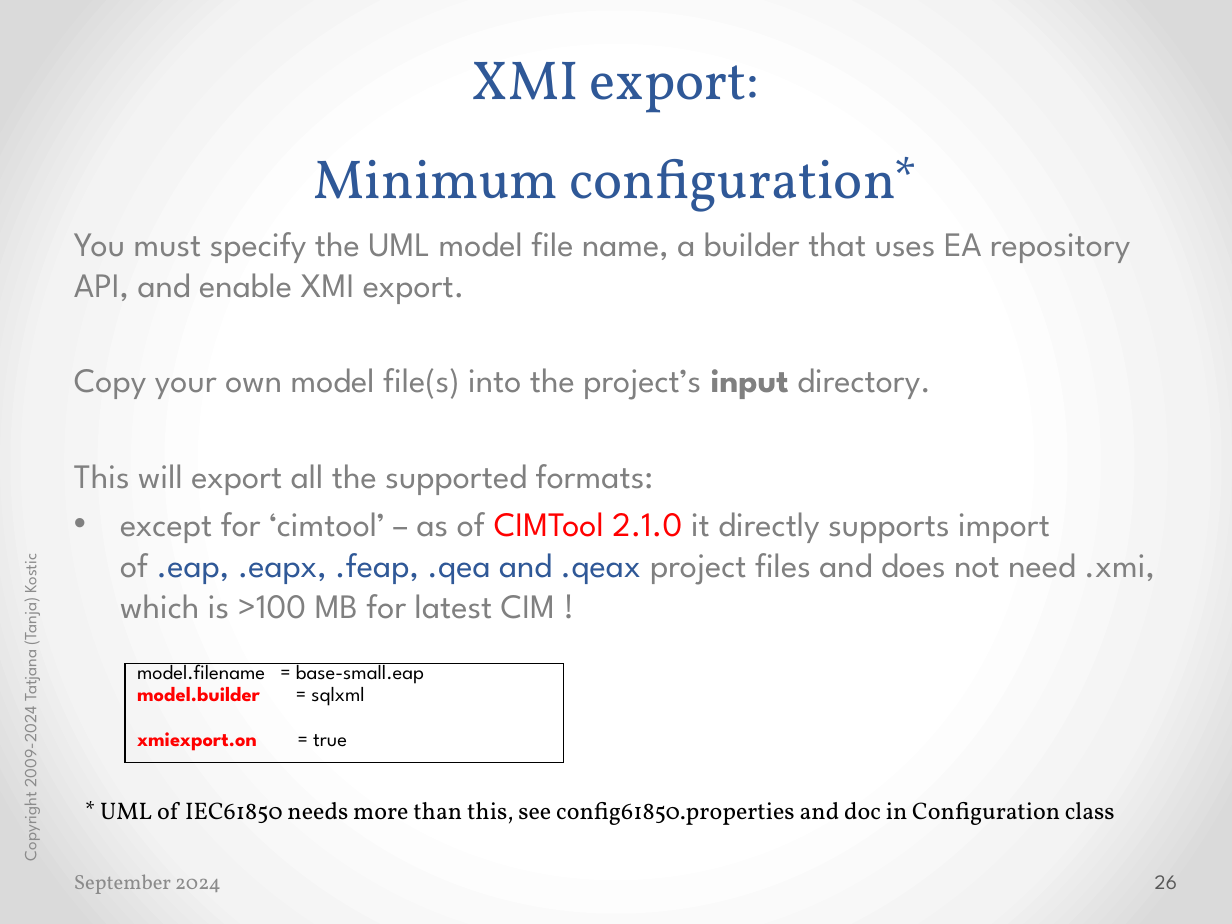
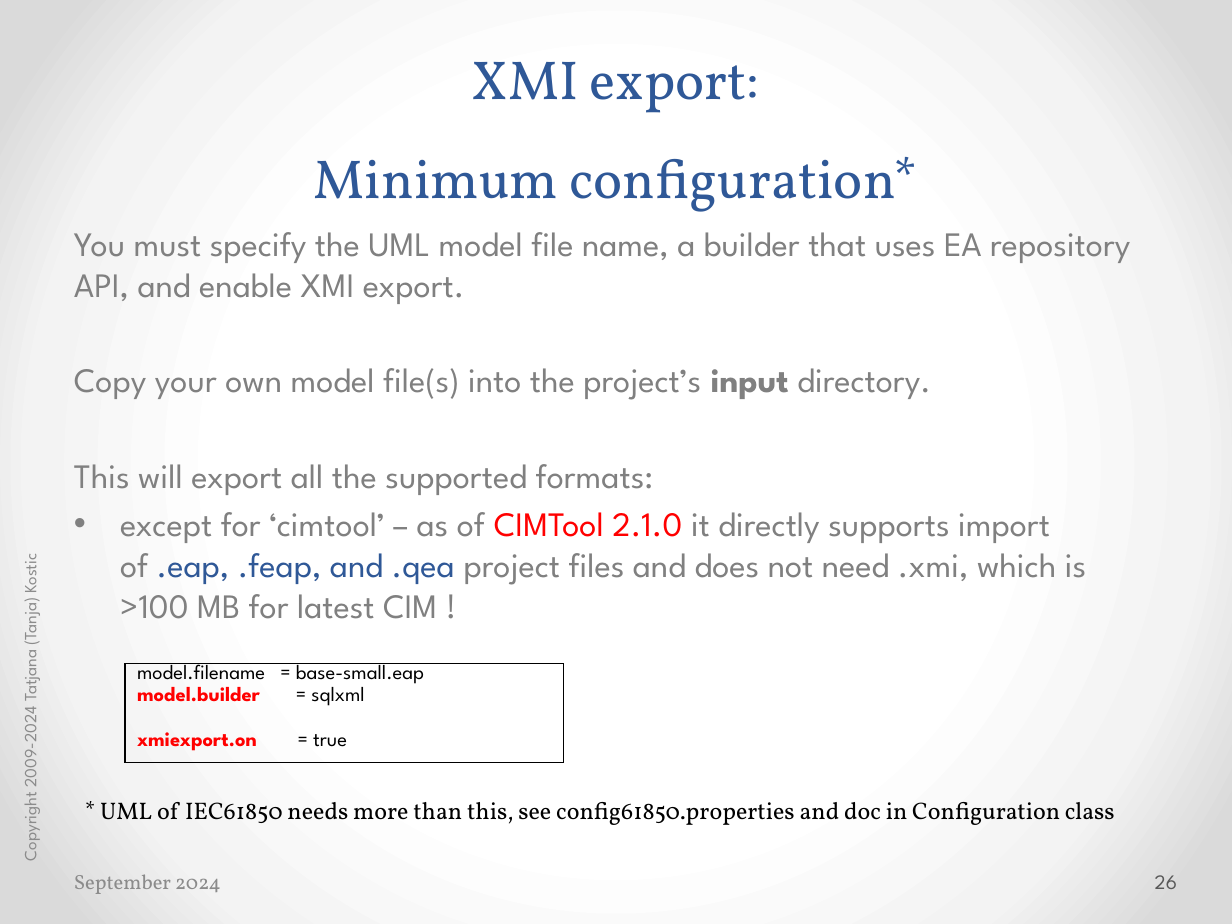
Before and after one commit to cimug-org/jCleanCim, a slide deck: slide 26 of doc/jCleanCimIntro.pptx. Drawn at 1232x924 pixels with LibreOffice and Linux fonts; fonts in the diff are those of the drawing. Boxes give left, top, right and bottom in pixels: in the first picture for what was removed or moved away, otherwise in the second. Text is boxed around its words. In the diff, an @@ line names an element or a change of style, - is before the commit and + after.

```diff
--- a/doc/jCleanCimIntro.pptx
+++ b/doc/jCleanCimIntro.pptx
@@ text at (x1=120, y1=512, x2=1086, y2=619): text changed @@
-• except for ‘cimtool’ – as of CIMTool 2.1.0 it directly supports import of .eap, .eapx, .feap, .qea and .qeax project files and does not need .xmi, which is >100 MB for latest CIM !
+• except for ‘cimtool’ – as of CIMTool 2.1.0 it directly supports import of .eap, .feap, and .qea project files and does not need .xmi, which is >100 MB for latest CIM !
```
Also in this commit, not shown: 5 other slides changed, 1 other file.
